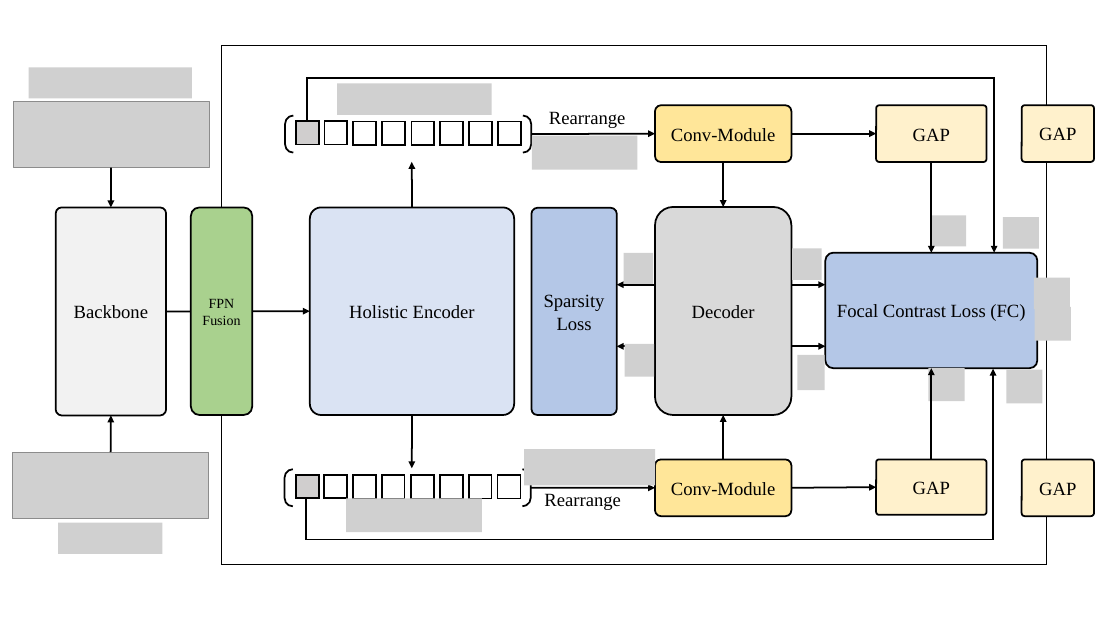
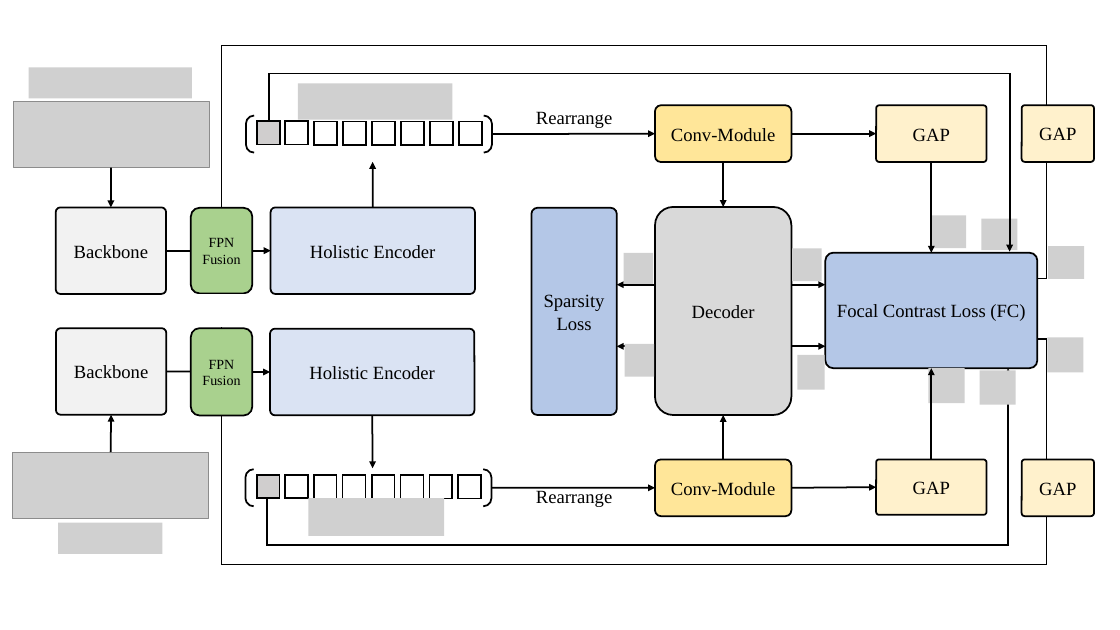
Before and after one commit to MirrichWangD/MUST, a slide deck: slide 3 of 畢業論文/PPT/p.pptx. Drawn at 1120x630 pixels with LibreOffice and Linux fonts; fonts in the diff are those of the drawing; grey boxes stand for pictures. Boxes give left, top, right and bottom in pixels: in the first picture for what was removed or moved away, otherwise in the second. Text is boxed around its words. In the diff, an @@ line names an element or a change of style, - is before the commit and + after.

```diff
--- a/畢業論文/PPT/p.pptx
+++ b/畢業論文/PPT/p.pptx
@@ elbow arrow moved from (308, 121) - (994, 253) to (269, 120) - (1010, 252) @@
@@ picture: place and size @@
-picture at box(337, 83, 492, 115)
+picture at box(298, 83, 453, 119)
@@ text "Rearrange": place and size @@
-text "Rearrange" at box(549, 111, 625, 128)
+text "Rearrange" at box(536, 111, 612, 128)
@@ arrow moved from (531, 134) - (655, 134) to (492, 134) - (655, 134) @@
@@ picture removed at box(532, 136, 638, 170) @@
@@ 16 rectangles, 2 bracket pairs, 2 arrows: place and size @@
-16 rectangles, 2 bracket pairs, 2 arrows at box(285, 116, 531, 507)
+16 rectangles, 2 bracket pairs, 2 arrows at box(245, 116, 492, 507)
@@ rounded rectangle "Backbone": place and size @@
-rounded rectangle "Backbone" at box(55, 208, 166, 416)
+rounded rectangle "Backbone" at box(55, 208, 166, 294)
@@ rounded rectangle "FPN Fusion": place and size @@
-rounded rectangle "FPN Fusion" at box(191, 208, 252, 415)
+rounded rectangle "FPN Fusion" at box(191, 208, 252, 293)
@@ rounded rectangle "Holistic Encoder": place and size @@
-rounded rectangle "Holistic Encoder" at box(310, 208, 514, 415)
+rounded rectangle "Holistic Encoder" at box(271, 208, 475, 294)
@@ picture: place and size @@
-picture at box(1003, 217, 1039, 249)
+picture at box(981, 218, 1017, 250)
@@ arrow moved from (166, 312) - (310, 311) to (166, 250) - (271, 250) @@
@@ picture added at box(1049, 246, 1085, 279) @@
@@ rectangle added at box(192, 295, 255, 327), fill #FFFFFF, outline #FFFFFF 1 pt @@
@@ picture removed at box(1034, 277, 1070, 309) @@
@@ rounded rectangle added at box(56, 329, 166, 415), fill #F2F2F2, outline #000000 1.5 pt, 16 pt, text #000000 @@
+Backbone
@@ rounded rectangle added at box(191, 329, 252, 416), fill #A9D18E, outline #000000 1.5 pt, 12 pt, text #000000 @@
+FPN
+Fusion
@@ rounded rectangle added at box(271, 329, 475, 415), fill #DAE3F3, outline #000000 1.5 pt, 16 pt, text #000000 @@
+Holistic Encoder
@@ picture removed at box(1035, 307, 1071, 340) @@
@@ picture added at box(1048, 338, 1084, 373) @@
@@ arrow added from (166, 371) to (271, 372), #000000 1.5 pt @@
@@ elbow arrow moved from (307, 498) - (993, 369) to (267, 499) - (1008, 368) @@
@@ picture added at box(980, 371, 1016, 405) @@
@@ picture removed at box(1007, 370, 1043, 403) @@
@@ picture removed at box(524, 450, 655, 486) @@
@@ picture: place and size @@
-picture at box(346, 498, 482, 532)
+picture at box(308, 498, 444, 536)
@@ arrow moved from (531, 488) - (655, 488) to (492, 488) - (655, 488) @@
@@ text "Rearrange": place and size @@
-text "Rearrange" at box(544, 493, 620, 510)
+text "Rearrange" at box(536, 490, 612, 507)
```
Also in this commit, not shown: 5 other slides changed, 2 slides added, 1 other file.
